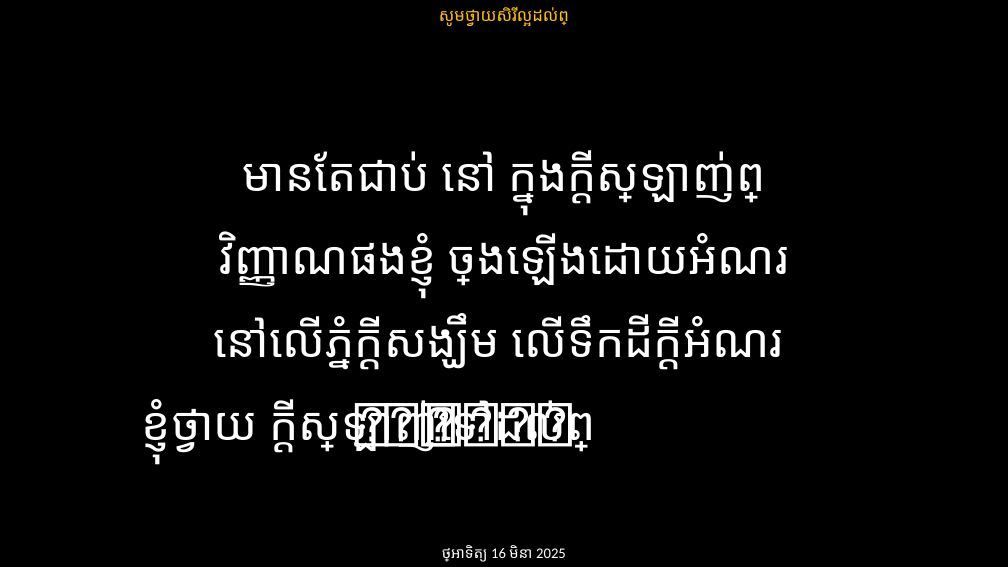
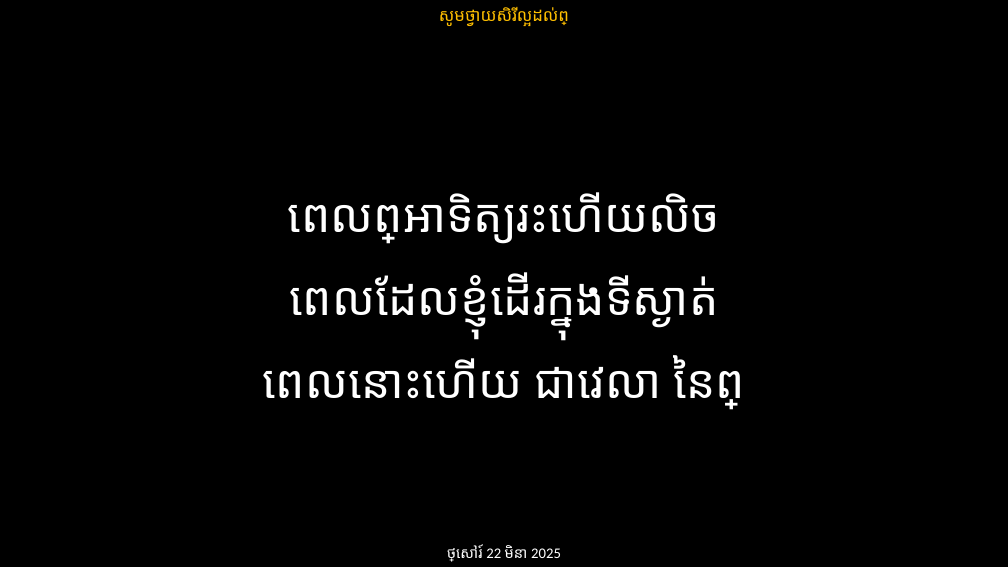
Before and after one commit to phearak2003/youth_worship, a slide deck: slide 5 of Youth Worship.pptx. Drawn at 1008x567 pixels with LibreOffice and Linux fonts; fonts in the diff are those of the drawing. Boxes give left, top, right and bottom in pixels: in the first picture for what was removed or moved away, otherwise in the second. Text is boxed around its words. In the diff, an @@ line names an element or a change of style, - is before the commit and + after.

Commit message:
22-03-25

```diff
--- a/Youth Worship.pptx
+++ b/Youth Worship.pptx
@@ text at <box>263,192,745,410</box>: text changed @@
-មានតែជាប់ នៅ ក្នុងក្ដីស្រឡាញ់ព្រះ
-វិញ្ញាណផងខ្ញុំ ច្រៀងឡើងដោយអំណរ
-នៅលើភ្នំក្ដីសង្ឃឹម លើទឹកដីក្ដីអំណរ
-ខ្ញុំថ្វាយ ក្ដីស្រឡាញ់ទៅ ដល់ព្រះ
+ពេលព្រះអាទិត្យរះហើយលិច
+ពេលដែលខ្ញុំដើរក្នុងទីស្ងាត់
+ពេលនោះហើយ ជាវេលា នៃព្រះ
@@ text at <box>447,545,561,562</box>: text changed @@
-ថ្ងៃអាទិត្យ 16 មិនា 2025
+ថ្ងៃសៅរ៍ 22 មិនា 2025
```
Also in this commit, not shown: 27 other slides changed, 9 slides added, 2 slides removed.
